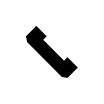
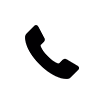
Layered file, before and after one edit (104×104). Changes by layer:
added layer "phone-receiver" above "_r2_c2" over box(25, 25, 79, 79)
hid "_r2_c2" over box(26, 26, 78, 78)
